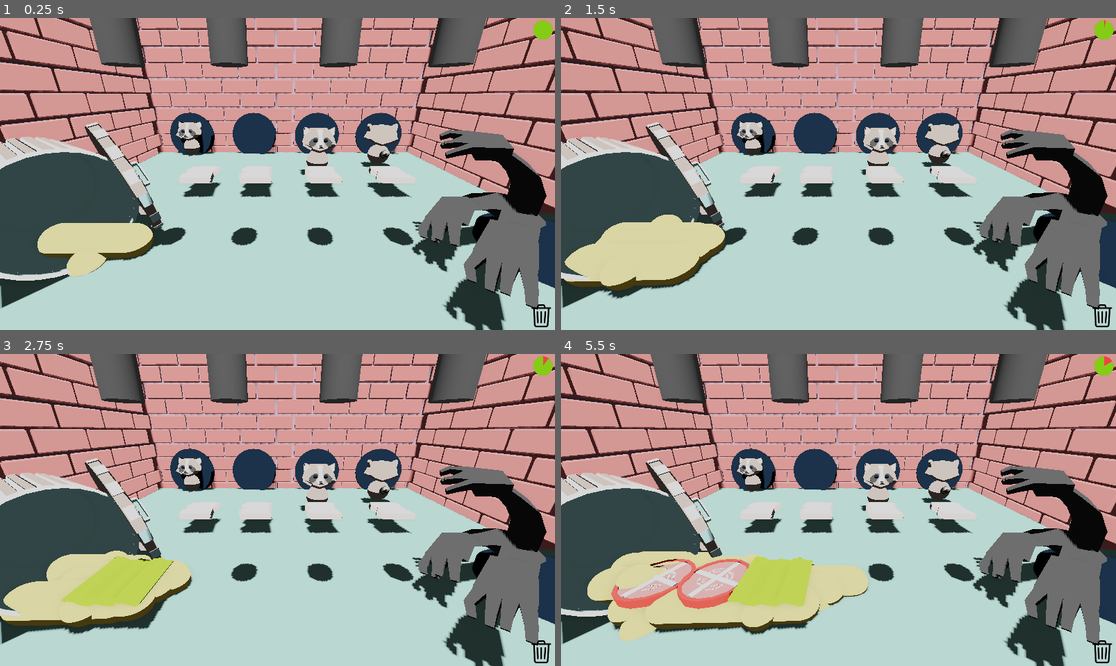
Above: before the commit, frames 1-4 (two rows, left to right).
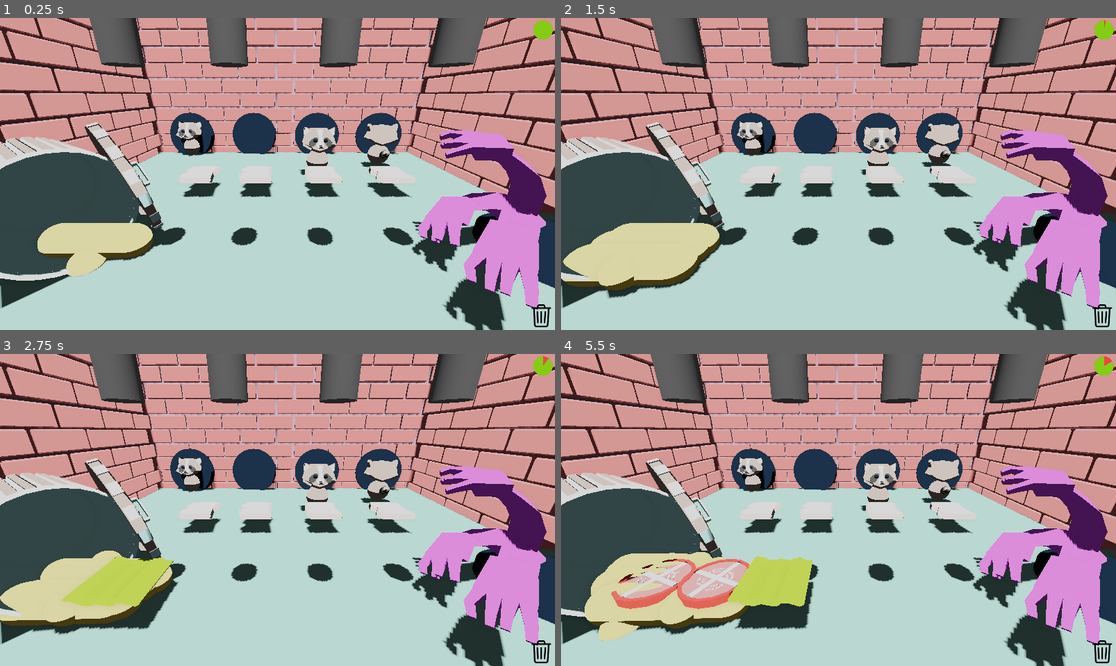
Above: after the commit, the same moments.

Repository: gabrield67/Sandwich-Shop
Game: Godot game, scene res://scenes/game_art.tscn
The game is run twice, just before and just after one commit, with the same random seed, the same clock (stepped at 60 frames per second) and the same inputs. This scene is started directly instead of the project's main scene.
Inputs (mouse positions are in pixels of both pictures, inside the frame that each line leads up to):
- Up to frame 1 (0.25 s): no input
- Up to frame 2 (1.5 s): move the mouse to (960, 158) at 0.52 s; click (960, 158) at 0.67 s; drag from (727, 189) to (810, 236) at 1.27 s
- Up to frame 3 (2.75 s): move the mouse to (333, 441) at 2.02 s; click (333, 441) at 2.17 s
- Up to frame 4 (5.5 s): drag from (810, 572) to (672, 463) at 2.77 s; move the mouse to (1005, 556) at 3.52 s; click (1005, 556) at 3.67 s; drag from (672, 463) to (755, 432) at 4.27 s; move the mouse to (866, 510) at 5.02 s; click (866, 510) at 5.17 s

The runs differ from the first frame. In frame 1, 6.3% of the frame differs, in the area x 6-99%, y 35-94%; in frame 2, 6.9%; in frame 3, 7.6%; in frame 4, 10%, in the area x 3-99%, y 35-94%.
Error in both runs: Invalid access to property or key 'conveyor_move_speed' on a base object of type 'null instance'. (res://scenes/game_manager.gd:74)

Commit message:
changed monster color, trash slime speed

Diff:
--- /dev/null
+++ b/colors/monsterPink.tres
@@ -0,0 +1,10 @@
+[gd_resource type="StandardMaterial3D" format=3 uid="uid://dttrd5o6p1gsg"]
+
+[resource]
+diffuse_mode = 3
+specular_mode = 1
+albedo_color = Color(0.8509804, 0.27450982, 0.9372549, 1)
+roughness = 0.0
+clearcoat_enabled = true
+clearcoat = 0.74
+clearcoat_roughness = 0.48
--- a/models/monster_hand.tscn
+++ b/models/monster_hand.tscn
@@ -1,12 +1,12 @@
 [gd_scene format=3 uid="uid://b60vg43gdsml4"]
 
 [ext_resource type="PackedScene" uid="uid://8bf2qyi134c5" path="res://models/monserHand.glb" id="1_gqnhx"]
-[ext_resource type="Material" uid="uid://8kf6dv73p3lv" path="res://colors/fishCharcoal.tres" id="2_gqnhx"]
+[ext_resource type="Material" uid="uid://dttrd5o6p1gsg" path="res://colors/monsterPink.tres" id="2_esa6o"]
 
 [node name="monsterHand" unique_id=25484297 instance=ExtResource("1_gqnhx")]
 
 [node name="Cube" parent="." index="0" unique_id=772115163]
-surface_material_override/0 = ExtResource("2_gqnhx")
+surface_material_override/0 = ExtResource("2_esa6o")
 
 [node name="Cube_001" parent="." index="1" unique_id=2071544464]
-surface_material_override/0 = ExtResource("2_gqnhx")
+surface_material_override/0 = ExtResource("2_esa6o")
--- a/scenes/game_art.tscn
+++ b/scenes/game_art.tscn
@@ -157,7 +157,7 @@
 transform = Transform3D(0.06189458, -0.997959, 0.015707318, 0.9980822, 0.061902214, -1.1530187e-10, -0.0009723178, 0.015677195, 0.99987656, -6.603, 0.93, 8.972)
 amount = 20
 lifetime = 3.3
-speed_scale = 0.35
+speed_scale = 0.25
 mesh = SubResource("CapsuleMesh_txiir")
 emission_shape = 3
 emission_box_extents = Vector3(0, 0, 1)
@@ -168,7 +168,7 @@
 transform = Transform3D(0.6, 3.1432137e-10, -2.7939678e-10, -3.1432137e-10, 0.6, 4.4703485e-09, 2.7939678e-10, -4.4703485e-09, 0.6, 0, 0, 0)
 amount = 20
 lifetime = 3.3
-speed_scale = 0.35
+speed_scale = 0.25
 mesh = SubResource("SphereMesh_qosn7")
 emission_shape = 3
 emission_box_extents = Vector3(1, 0, 2.2)
